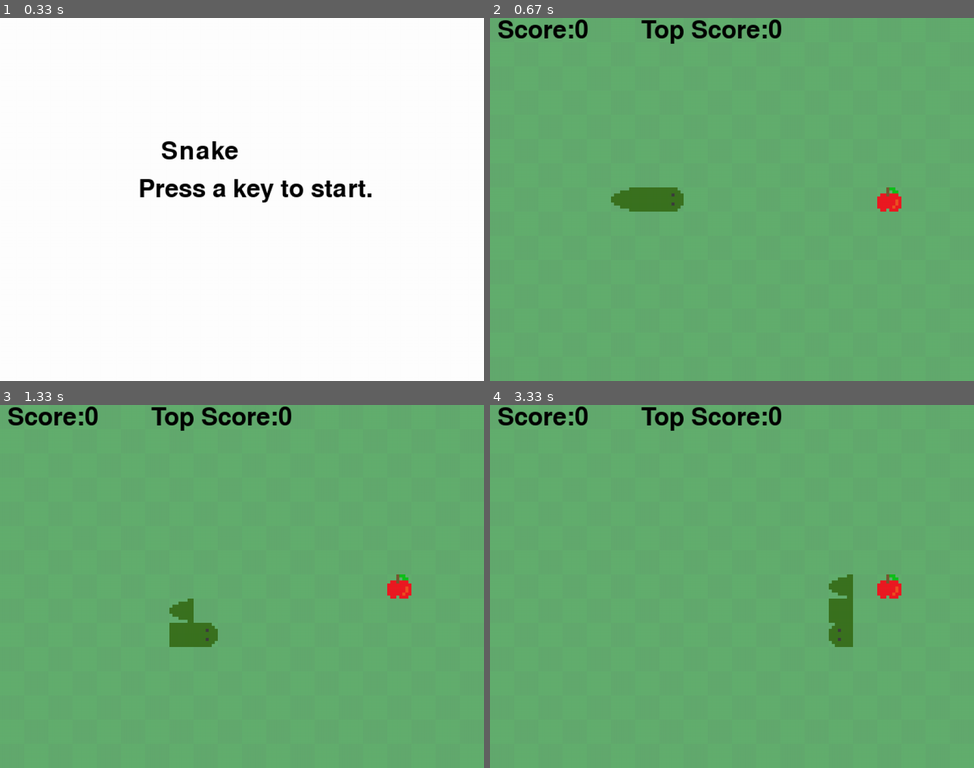
Above: before the commit, frames 1-4 (two rows, left to right).
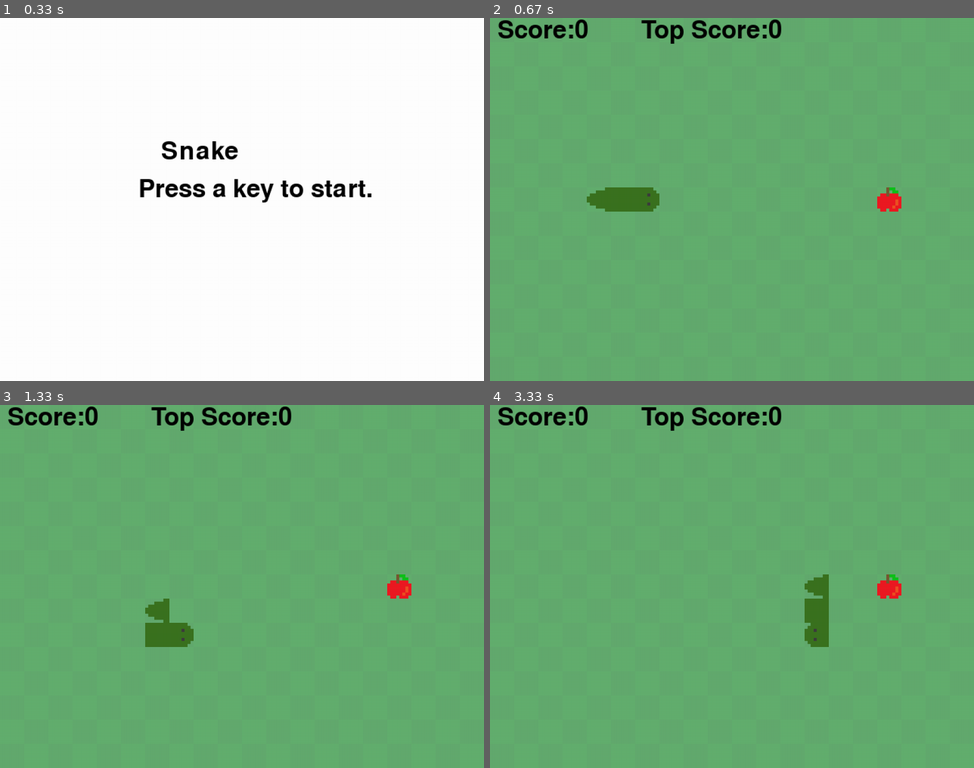
Above: after the commit, the same moments.

Repository: gwaem/pygame_snake
Game: pygame game, started from game.py
Two runs of this game, one before a commit and one after it. Both use one fixed random seed, a clock stepped at 60 frames per second and the inputs below.
Inputs:
- Up to frame 1 (0.33 s): no input
- Up to frame 2 (0.67 s): tap Enter at 0.33 s
- Up to frame 3 (1.33 s): tap S at 0.67 s; hold Right from 1 s (still down)
- Up to frame 4 (3.33 s): release Right at 1.47 s; hold Up 1.5-1.8 s; hold Right 1.83-2.3 s; hold Left 2.33-2.87 s; hold Down 2.9-3.2 s; hold Left from 3.23 s (still down)

Frame 1 is identical in both runs. In frame 2, 0.7% of the frame differs, in the area x 20-40%, y 46-54%; in frame 3, 1.1%; in frame 4, 1.7%, in the area x 65-75%, y 46-67%.

Commit message:
feat: add restart option

Diff:
--- a/game.py
+++ b/game.py
@@ -51,6 +51,8 @@
         # Set up tilemap.
         self.tilemap = Tilemap(self, self.TILE_SIZE)
 
+        self.top_score = 0
+
     def run(self):
         # Show the "Start" screen.
         self.display.fill(self.BACKGROUNDCOLOR)
@@ -76,7 +78,10 @@
 
         while True:
             self.score = 0
-            self.top_score = 0
+            self.player = PlayerEntity(self)
+            self.apple = FoodEntity(self, "apple", (16, 7))
+            self.movement = [1, 0]
+            self.last_move_time = pygame.time.get_ticks()
             while True:
                 self.current_time = pygame.time.get_ticks()
 
